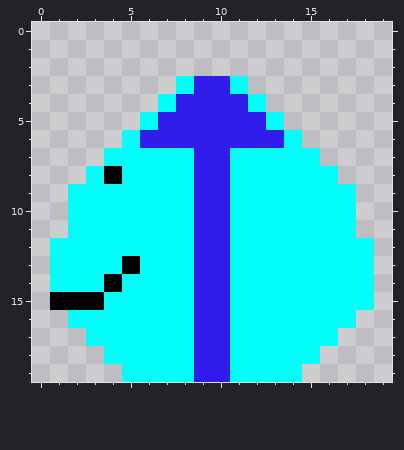
A pixel-art sprite gets an edit: assets/blob.png. Above, as it was before the edit.
The file is 20x20 pixels. Pixels under 10% opacity are left out.
Now the later version:
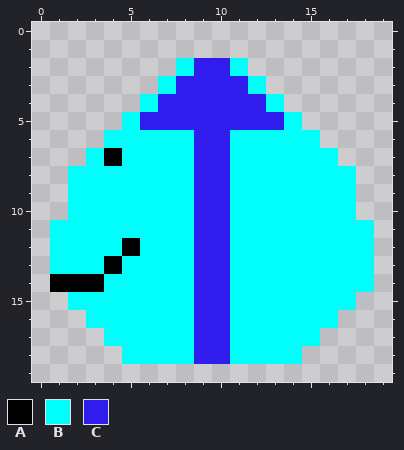
Palette (. is transparent): A #000000  B #00fffb  C #301cec
Edits made:
Colour B becomes colour A in row 7 at x 4; in row 12 at x 5; in row 13 at x 4; in row 14 at x 1 to 3.
The author put colour B in row 2 at x 8 and 11; in row 3 at x 7 and 12; in row 4 at x 6 and 13; in row 5 at x 5 and 14; in row 6 at x 4 and 15; in row 7 at x 3 and 16.
The author put colour B in row 8 at x 2 and 17; in row 11 at x 1 and 18.
Colour A becomes colour B in row 8 at x 4; in row 13 at x 5; in row 14 at x 4; in row 15 at x 2 to 3.
Colour C becomes colour B in row 6 at x 6 to 8 and 11 to 13.
The author put colour C in row 2 at x 9 to 10.
Colour B becomes colour C in row 3 at x 8 and 11; in row 4 at x 7 and 12; in row 5 at x 6 and 13.
The edit erases colour A in row 15 at x 1.
The edit erases colour B in row 15 at x 18; in row 16 at x 2 and 17; in row 17 at x 3 and 16; in row 18 at x 4 and 15; in row 19 at x 5 to 8 and 11 to 14.
The edit erases colour C in row 19 at x 9 to 10.
